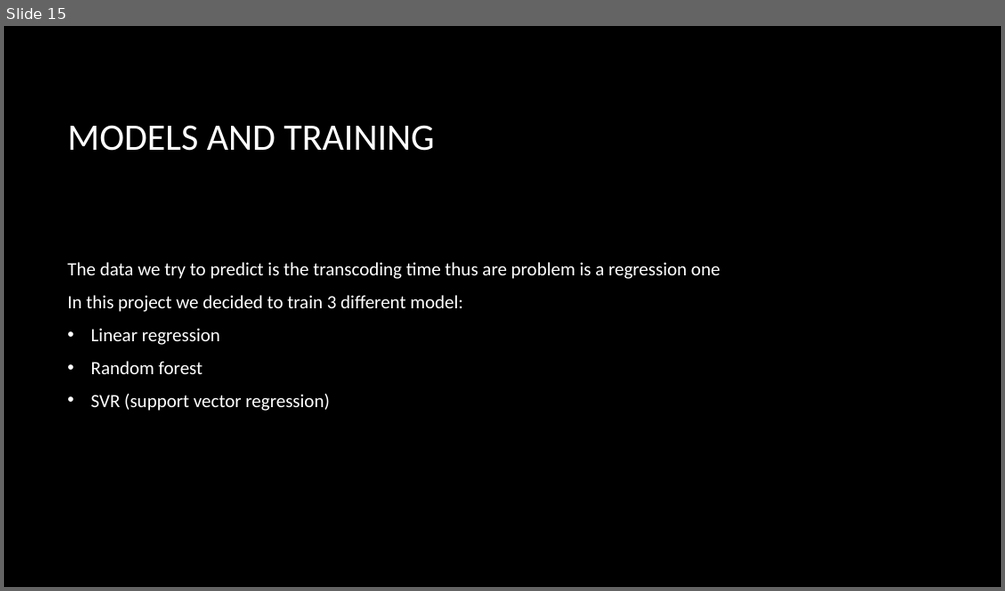
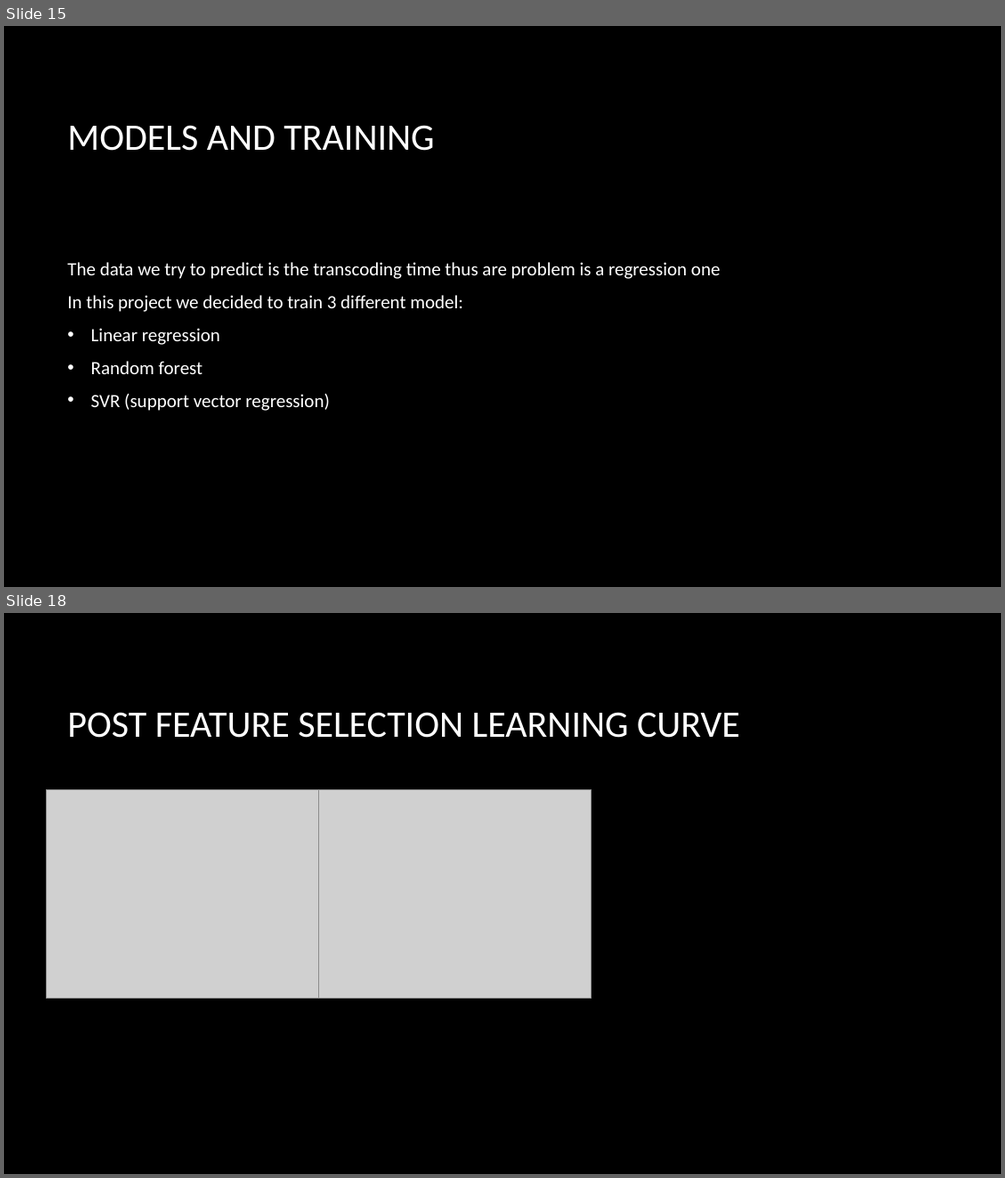
Before and after one commit to foulde/python_project, a slide deck: Python_project_presentation.pptx. Shown one above the other, each under a label of ours: slide 15 before the commit, slides 15 and 18 after it; the slides between them are not shown. The pictures are 1005x591 and 1005x1178 pixels, drawn with LibreOffice and Linux fonts; fonts in the diff are those of the drawing; grey boxes stand for pictures; background and template pictures are left out. Boxes give left, top, right and bottom in pixels: in the first picture for what was removed or moved away, otherwise in the second. Text is boxed around its words. In the diff, an @@ line names an element or a change of style, - is before the commit and + after.

```diff
--- a/Python_project_presentation.pptx
+++ b/Python_project_presentation.pptx
@@ slide 18 added at (4,613,1001,1174), background picture (left out) @@
@@ title added at (67,712,740,738), 36 pt, text #FFFFFF @@
+POST FEATURE SELECTION LEARNING CURVE
@@ picture added at (46,789,319,997) @@
@@ picture added at (319,789,591,997) @@
```
Also in this commit, not shown: 1 slide changed, 2 other slides added, 2 slides removed.
